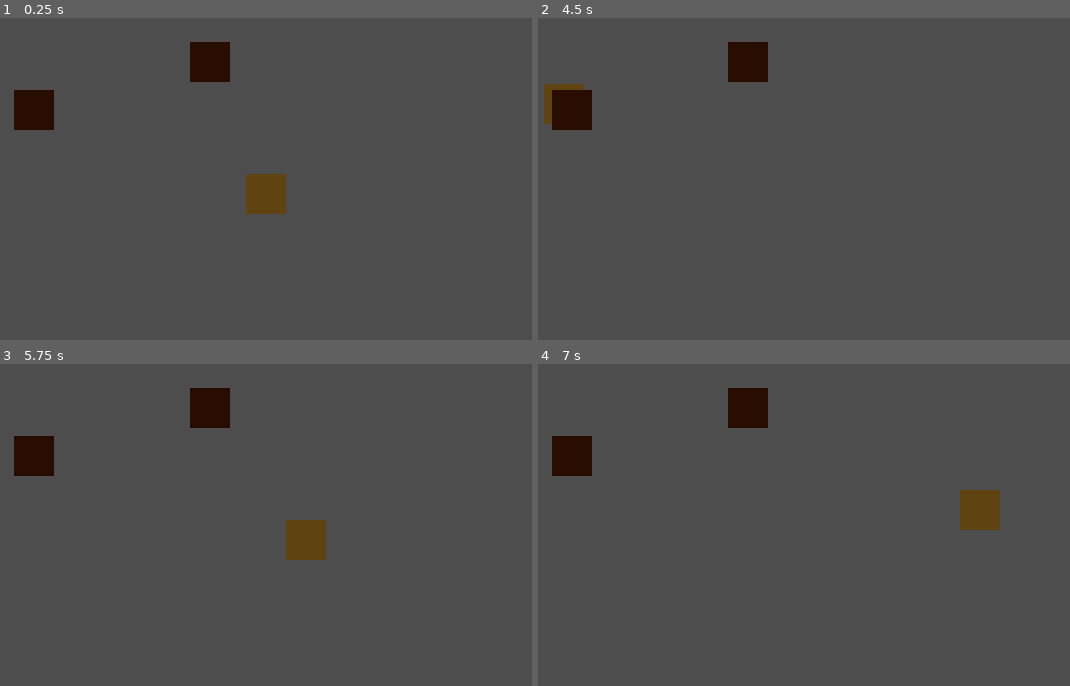
Above: before the commit, frames 1-4 (two rows, left to right).
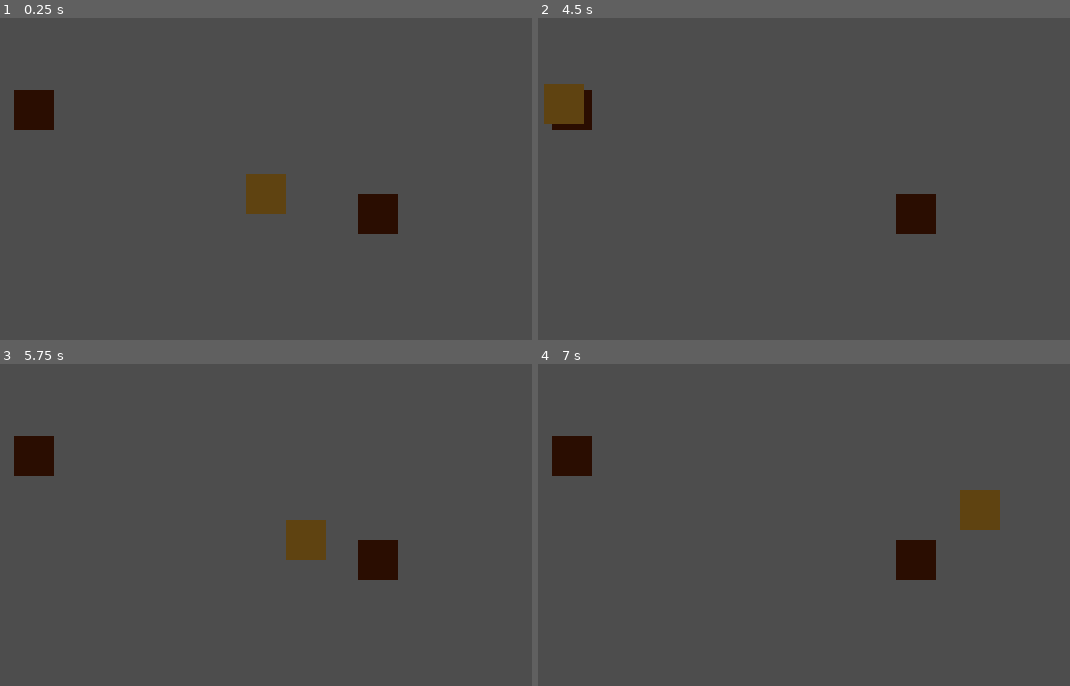
Above: after the commit, the same moments.

Repository: rolika/Mole
Game: Godot game, scene res://main.tscn
The game is run twice, just before and just after one commit, with the same random seed, the same clock (stepped at 60 frames per second) and the same inputs.
Inputs (mouse positions are in pixels of both pictures, inside the frame that each line leads up to):
- Up to frame 1 (0.25 s): no input
- Up to frame 2 (4.5 s): tap Enter at 0.5, 2, 3.5 s; move the mouse to (958, 143) at 0.52 s; press the mouse at (958, 143) at 0.53 s; tap Space at 1.25, 2.75, 4.25 s; move the mouse to (623, 204) at 1.27 s; release the mouse at (623, 204) at 1.28 s; click (623, 204) at 1.35 s; move the mouse to (862, 40) at 2.02 s; press the mouse at (862, 40) at 2.03 s; move the mouse to (745, 294) at 2.77 s; release the mouse at (745, 294) at 2.78 s; click (745, 294) at 2.85 s; move the mouse to (1022, 262) at 3.52 s; press the mouse at (1022, 262) at 3.53 s; move the mouse to (543, 82) at 4.27 s; release the mouse at (543, 82) at 4.28 s; click (543, 82) at 4.35 s
- Up to frame 3 (5.75 s): move the mouse to (287, 518) at 5.02 s; press the mouse at (287, 518) at 5.03 s
- Up to frame 4 (7 s): move the mouse to (665, 370) at 5.77 s; release the mouse at (665, 370) at 5.78 s; click (665, 370) at 5.85 s; move the mouse to (958, 489) at 6.52 s; press the mouse at (958, 489) at 6.53 s

The runs differ from the first frame. In frame 1, 1.9% of the frame differs, in the area x 35-75%, y 7-68%; in frame 2, 2.5%, in the area x 2-75%, y 7-68%; in frame 3, 1.9%; in frame 4, 1.9%.

Commit message:
attack moles

Diff:
--- /dev/null
+++ b/main.gd
@@ -0,0 +1,27 @@
+extends Node2D
+
+
+var mole_threatened
+
+
+# Called when the node enters the scene tree for the first time.
+func _ready():
+	mole_threatened = false
+
+
+# Called every frame. 'delta' is the elapsed time since the previous frame.
+func _process(_delta):
+	pass
+
+
+func _on_mole_threatened():
+	mole_threatened = true
+
+
+func _on_player_smashed():
+	if mole_threatened:
+		print("BANG!!")
+
+
+func _on_mole_area_exited(area):
+	mole_threatened = false
--- a/main.tscn
+++ b/main.tscn
@@ -1,14 +1,24 @@
-[gd_scene load_steps=3 format=3 uid="uid://ciixj23m2tf3t"]
+[gd_scene load_steps=4 format=3 uid="uid://ciixj23m2tf3t"]
 
+[ext_resource type="Script" path="res://main.gd" id="1_38le2"]
 [ext_resource type="PackedScene" uid="uid://bvat1rvel3lkf" path="res://player.tscn" id="1_dk6sb"]
 [ext_resource type="PackedScene" uid="uid://cuywtmn7yllqy" path="res://mole.tscn" id="2_4tly2"]
 
 [node name="Main" type="Node2D"]
+script = ExtResource("1_38le2")
 
 [node name="Player" parent="." instance=ExtResource("1_dk6sb")]
+z_index = 1
 
 [node name="Mole" parent="." instance=ExtResource("2_4tly2")]
 position = Vector2(168, 216)
 
 [node name="Mole2" parent="." instance=ExtResource("2_4tly2")]
-position = Vector2(344, 168)
+position = Vector2(512, 320)
+
+[connection signal="smashed" from="Player" to="." method="_on_player_smashed"]
+[connection signal="area_entered" from="Mole" to="Mole" method="_on_area_entered"]
+[connection signal="area_exited" from="Mole" to="." method="_on_mole_area_exited"]
+[connection signal="threatened" from="Mole" to="." method="_on_mole_threatened"]
+[connection signal="area_entered" from="Mole2" to="Mole2" method="_on_area_entered"]
+[connection signal="threatened" from="Mole2" to="." method="_on_mole_threatened"]
--- a/mole.gd
+++ b/mole.gd
@@ -1,18 +1,20 @@
 extends Area2D
 
 
-signal hit
+signal threatened
 
 
 # Called when the node enters the scene tree for the first time.
 func _ready():
-	pass # Replace with function body.
+	pass
 
 
 # Called every frame. 'delta' is the elapsed time since the previous frame.
-func _process(delta):
+func _process(_delta):
 	pass
 
 
-func _on_body_entered(body):
-	pass # Replace with function body.
+func _on_area_entered(area):
+	if area.name == "Player":
+		print("Player threatening")
+		threatened.emit()
--- a/mole.tscn
+++ b/mole.tscn
@@ -17,5 +17,3 @@
 [node name="CollisionShape2D" type="CollisionShape2D" parent="."]
 position = Vector2(20, 20)
 shape = SubResource("RectangleShape2D_a2635")
-
-[connection signal="body_entered" from="." to="." method="_on_body_entered"]
--- a/player.gd
+++ b/player.gd
@@ -1,7 +1,7 @@
 extends Area2D
 
 
-signal smash
+signal smashed
 
 
 # Called when the node enters the scene tree for the first time.
@@ -16,8 +16,4 @@
 
 func _input(event):
 	if event.is_action_pressed("smash"):
-		emit_signal("smash")
-
-
-func _on_smash():
-	print("B A N G ! !")
+		smashed.emit()
--- a/player.tscn
+++ b/player.tscn
@@ -16,5 +16,3 @@
 [node name="CollisionShape2D" type="CollisionShape2D" parent="."]
 position = Vector2(20, 20)
 shape = SubResource("RectangleShape2D_xg8nk")
-
-[connection signal="smash" from="." to="." method="_on_smash"]
